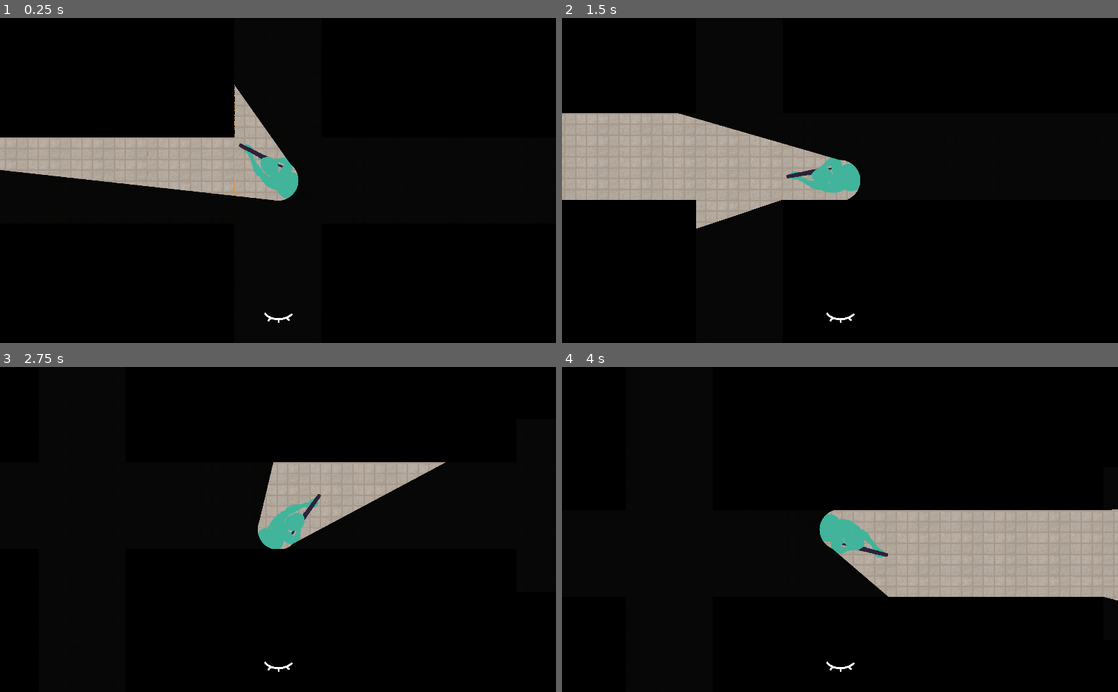
Above: before the commit, frames 1-4 (two rows, left to right).
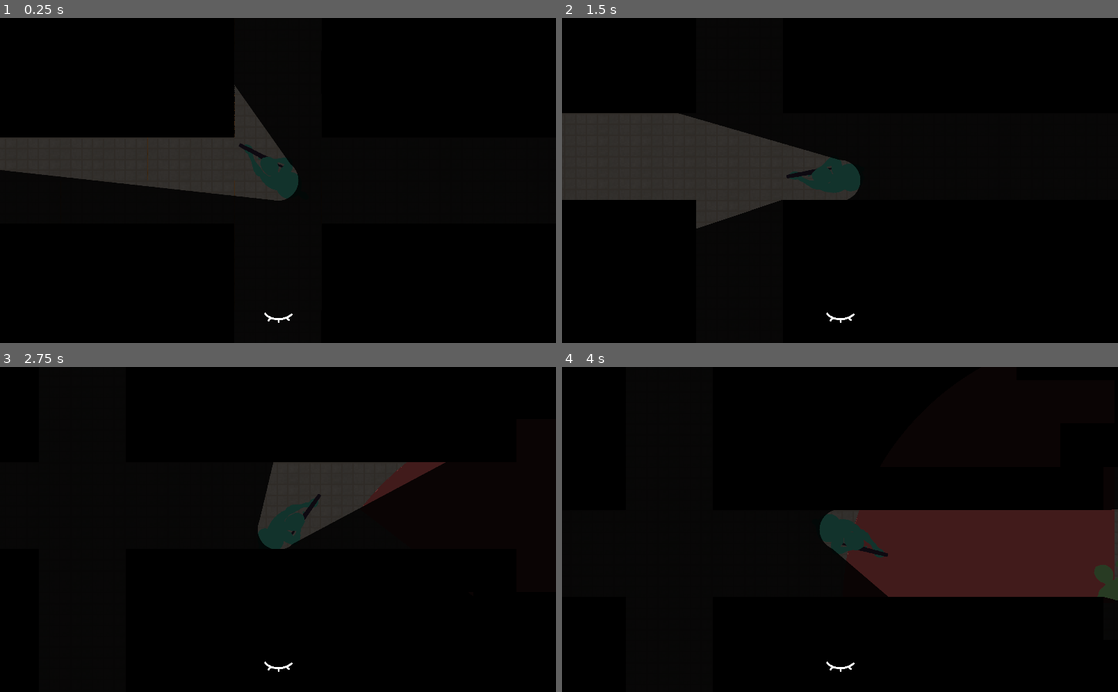
Above: after the commit, the same moments.

Repository: ZeeHatcher/project-vlastos
Game: Godot game, scene res://scenes/main.tscn
Same seed, same stepped clock (60 frames per second), same inputs: the game is played once before the commit and once after it.
Inputs (mouse positions are in pixels of both pictures, inside the frame that each line leads up to):
- Up to frame 1 (0.25 s): no input
- Up to frame 2 (1.5 s): tap Enter at 0.5 s; move the mouse to (962, 164) at 0.52 s; press the mouse at (962, 164) at 0.53 s; hold D (right) 0.53-1.28 s; move the mouse to (728, 196) at 1.27 s; release the mouse at (728, 196) at 1.28 s; hold S (down) from 1.28 s (still down); click (728, 196) at 1.35 s
- Up to frame 3 (2.75 s): tap Space at 2 s; move the mouse to (333, 458) at 2.02 s; release S (down) at 2.03 s; press the mouse at (333, 458) at 2.03 s; hold D (right) from 2.03 s (still down)
- Up to frame 4 (4 s): move the mouse to (812, 594) at 2.77 s; release D (right) at 2.78 s; release the mouse at (812, 594) at 2.78 s; hold W (up) 2.78-3.53 s; click (812, 594) at 2.85 s; move the mouse to (1006, 578) at 3.52 s; press the mouse at (1006, 578) at 3.53 s; hold A (left) from 3.53 s (still down)

The runs differ from the first frame. In frame 1, 8.3% of the frame differs, in the area x 0-54%, y 20-57%; in frame 2, 12%; in frame 3, 4.8%; in frame 4, 13%, in the area x 46-100%, y 43-72%.

Commit message:
add awareness

Diff:
--- a/entities/enemy/enemy.gd
+++ b/entities/enemy/enemy.gd
@@ -3,12 +3,12 @@
 
 var direction := Vector2()
 var velocity := Vector2()
-var target_location := Vector2(1000,-700)
+var target_location := Vector2()
 var arrived := false
 
-export(int) var speed := 200
+export(int) var speed := 100
 export(int) var _hunt_time := 10
-export(int) var detection_range := 200
+export(int) var detection_range := 200 setget _set_detection_range
 export(int) var _angle_cone_of_vision := deg2rad(90.0)
 export(int) var _angle_between_rays := deg2rad(15.0)
 
@@ -19,11 +19,18 @@
 onready var _collision_shape := $CollisionShape2D
 onready var _raycasts := $Raycasts
 onready var navigation_agent := $NavigationAgent2D
+onready var vision := $Vision
 
 
 func _ready():
 	_generate_raycasts()
 	_state_machine.transition_to("RoamState")
+
+
+func _set_detection_range(val):
+	detection_range = val
+	_generate_raycasts()
+	vision.update()
 
 
 func die() -> void:
@@ -42,10 +49,6 @@
 
 
 func _physics_process(delta) -> void:
-	for ray in _raycasts.get_children():
-		if ray.is_colliding() and ray.get_collider() is Player:
-			_state_machine.transition_to("HuntState")
-
 	_state_machine.state.physics_process(delta)
 
 
--- a/entities/enemy/enemy.tscn
+++ b/entities/enemy/enemy.tscn
@@ -79,7 +79,7 @@
 script = ExtResource( 1 )
 
 [node name="Vision" type="Node2D" parent="."]
-modulate = Color( 1, 0.219608, 0.219608, 0.403922 )
+modulate = Color( 0.870588, 0.364706, 0.364706, 1 )
 script = ExtResource( 7 )
 
 [node name="AnimatedSprite" type="AnimatedSprite" parent="."]
--- a/entities/enemy/states/roam_state.gd
+++ b/entities/enemy/states/roam_state.gd
@@ -23,6 +23,10 @@
 
 
 func physics_process(delta):
+	for ray in owner._raycasts.get_children():
+		if ray.is_colliding() and ray.get_collider() is Player:
+			owner._state_machine.transition_to("HuntState")
+
 	var direction = owner.global_position.direction_to(owner.navigation_agent.get_next_location())
 	owner.velocity = direction * owner.speed
 	owner.rotation = direction.angle()
--- a/entities/enemy/vision.gd
+++ b/entities/enemy/vision.gd
@@ -5,6 +5,7 @@
 func _draw():
 	var center = Vector2()
 	var radius = owner.detection_range
+
 	var start_angle = deg2rad(-45)
 	var end_angle = deg2rad(45)
 	var num_segments = 16.0
--- a/entities/gun/gun.gd
+++ b/entities/gun/gun.gd
@@ -8,6 +8,13 @@
 
 onready var _timer = $CooldownTimer
 onready var _ray = $RayCast2D
+
+
+onready var world = get_viewport().get_node("Main")
+
+
+func _ready():
+	connect("shot", world, "_on_Gun_shot")
 
 
 func shoot():
@@ -23,10 +30,6 @@
 		_can_shoot = false
 		_timer.start()
 
-		var enemies = get_tree().get_nodes_in_group("Enemy")
-		for e in enemies:
-			e.hear_gunshot()
-
 
 func _on_CooldownTimer_timeout():
 	_can_shoot = true
--- a/entities/player/player.tscn
+++ b/entities/player/player.tscn
@@ -117,6 +117,7 @@
 
 [node name="Light" type="Light2D" parent="."]
 texture = ExtResource( 4 )
+energy = 0.5
 shadow_enabled = true
 
 [node name="Mask" type="Light2D" parent="."]
--- a/scenes/main.gd
+++ b/scenes/main.gd
@@ -6,6 +6,14 @@
 export(int) var keys_count = 3
 
 var _keys_collected = 0
+var aggression_level = 0
+
+var AGGRESSION_STATS = {
+	0: {"range": 200, "speed": 100},
+	1: {"range": 350, "speed": 200},
+	2: {"range": 550, "speed": 300},
+	3: {"range": 999, "speed": 400},
+}
 
 onready var _help_text = $CanvasLayer/UI/HelpText
 onready var _eyes = $CanvasLayer/UI/Eyes
@@ -77,3 +85,21 @@
 
 func _on_Player_dead():
 	_lose()
+
+
+func _on_Gun_shot():
+	var enemies = get_tree().get_nodes_in_group("Enemy")
+	for e in enemies:
+		e.hear_gunshot()
+
+	increase_awareness()
+
+
+func increase_awareness():
+	aggression_level += 1
+	aggression_level = min(aggression_level, 3)
+
+	var enemies = get_tree().get_nodes_in_group("Enemy")
+	for enemy in enemies:
+		enemy.speed = AGGRESSION_STATS[aggression_level]["speed"]
+		enemy.detection_range = AGGRESSION_STATS[aggression_level]["range"]
